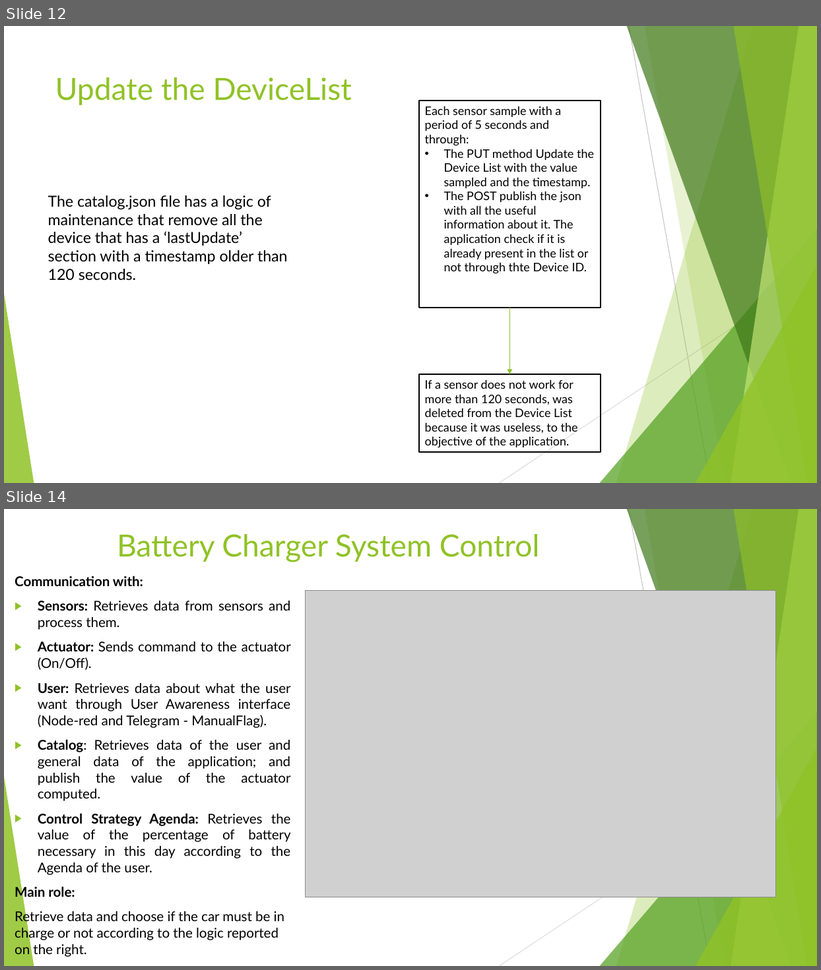
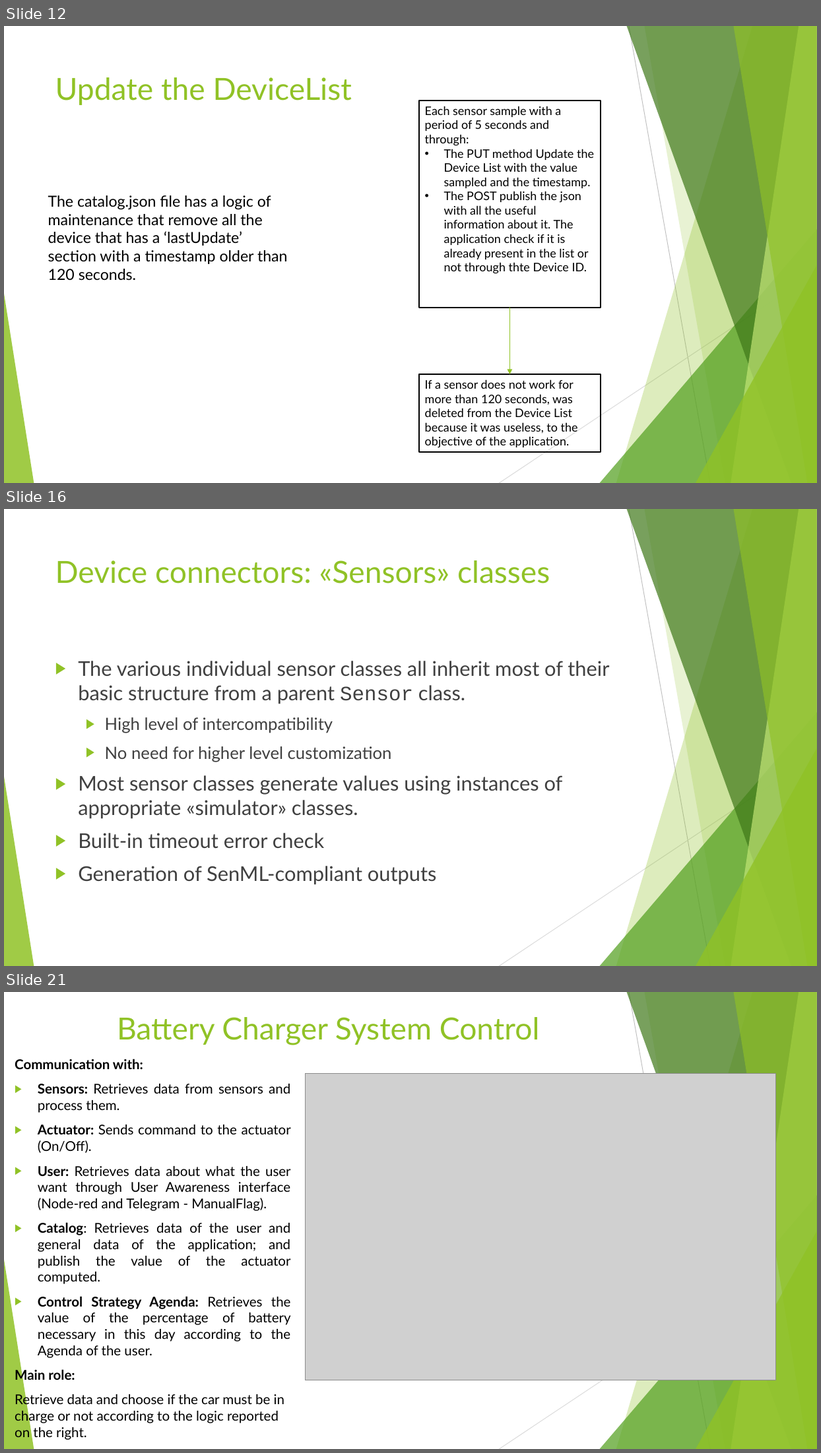
Before and after one commit to annageraci/Battery_Charger_Smart, a slide deck: Materiale Extra/Presentazione del progetto .pptx. Shown one above the other, each under a label of ours: slides 12 and 14 before the commit, slides 12, 16 and 21 after it; the slides between them are not shown. The pictures are 821x970 and 821x1453 pixels, drawn with LibreOffice and Linux fonts; fonts in the diff are those of the drawing; grey boxes stand for pictures. Boxes give left, top, right and bottom in pixels: in the first picture for what was removed or moved away, otherwise in the second. Text is boxed around its words. In the diff, an @@ line names an element or a change of style, - is before the commit and + after.

```diff
--- a/Materiale Extra/Presentazione del progetto .pptx
+++ b/Materiale Extra/Presentazione del progetto .pptx
@@ slide 16 added at [4,509,817,966], background #FFFFFF; not listed: 10 template elements that a slide beside it also shows @@
@@ title added at [55,560,550,584], 36 pt, text #90C226 @@
+Device connectors: «Sensors» classes
@@ text added at [78,661,609,885], 24 pt, text #404040 @@
+▶ The various individual sensor classes all inherit most of their basic structure from a parent Sensor class.
+  ▶ High level of intercompatibility
+  ▶ No need for higher level customization
+▶ Most sensor classes generate values using instances of appropriate «simulator» classes.
+▶ Built-in timeout error check
+▶ Generation of SenML-compliant outputs
@@ what was slide 14 is now slide 21 @@
```
Also in this commit, not shown: 1 slide changed, 7 other slides added, 1 slide removed.
